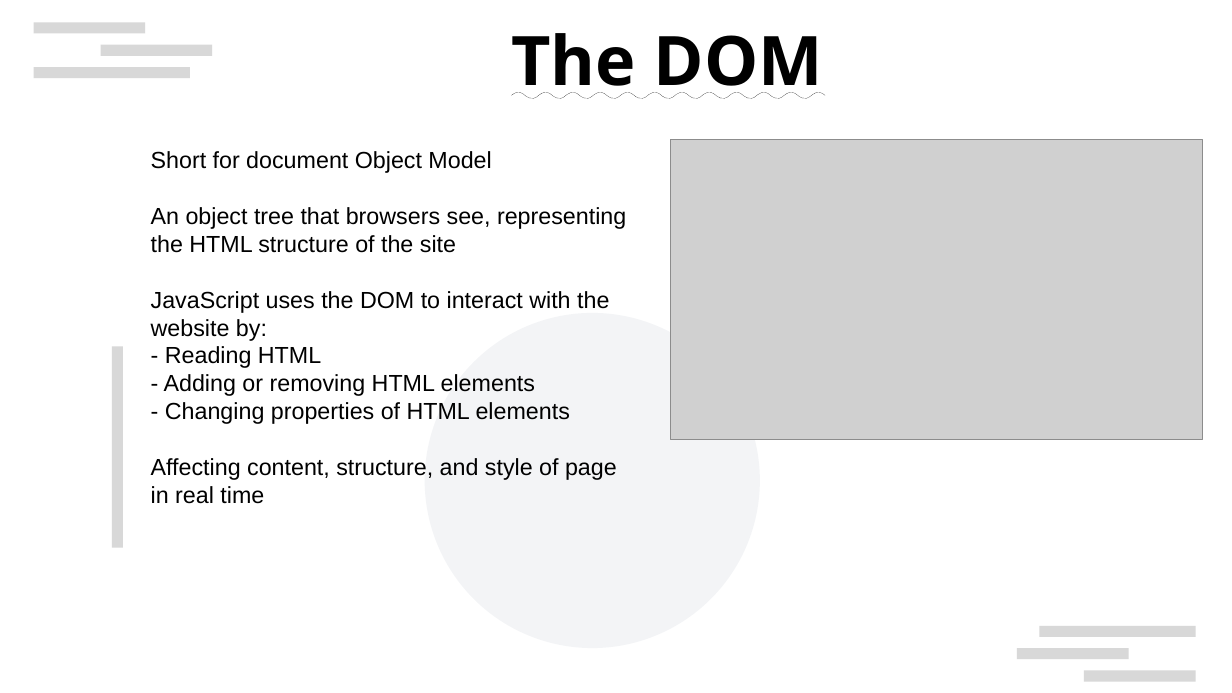
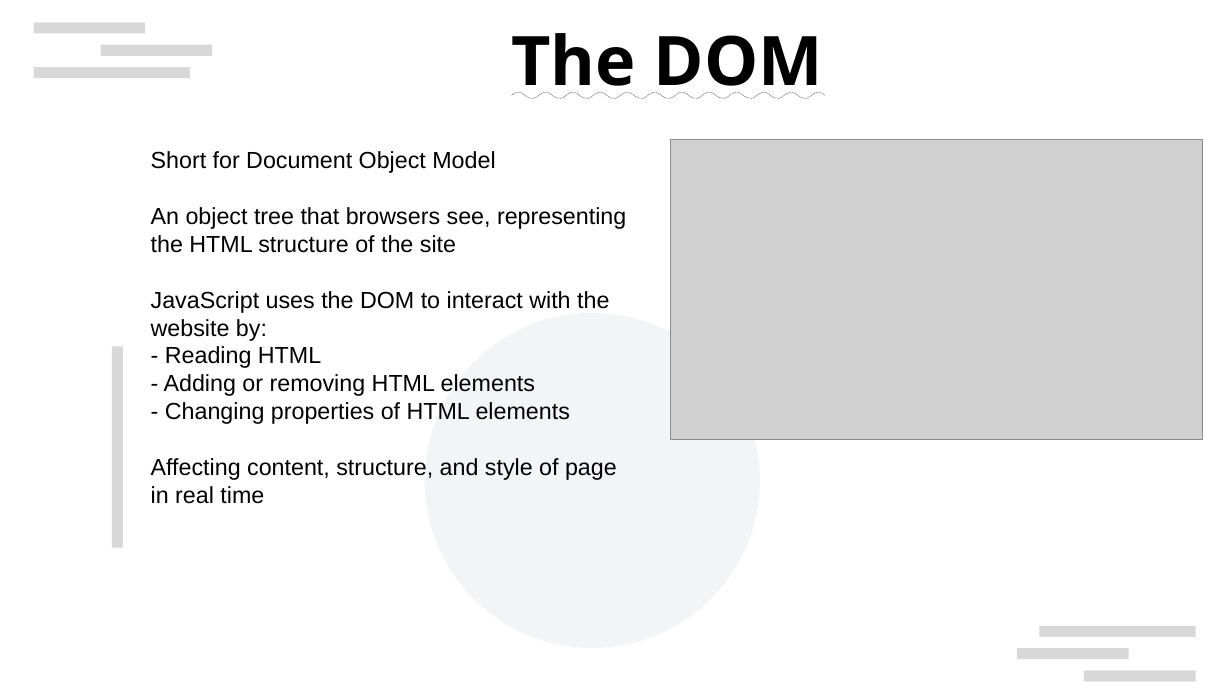
Before and after one commit to TonyLiu0226/toDoListTutorial, a slide deck: slide 23 of presentation.pptx (slide 22 before the commit). Drawn at 1232x693 pixels with LibreOffice and Linux fonts; fonts in the diff are those of the drawing; grey boxes stand for pictures; background and template pictures are left out. Boxes give left, top, right and bottom in pixels: in the first picture for what was removed or moved away, otherwise in the second. Text is boxed around its words. In the diff, an @@ line names an element or a change of style, - is before the commit and + after.

```diff
--- a/presentation.pptx
+++ b/presentation.pptx
@@ text at (x1=151, y1=151, x2=495, y2=173): text changed @@
-Short for document Object Model
+Short for Document Object Model
```
Also in this commit, not shown: 10 other slides changed, 1 slide added, 1 slide removed.
